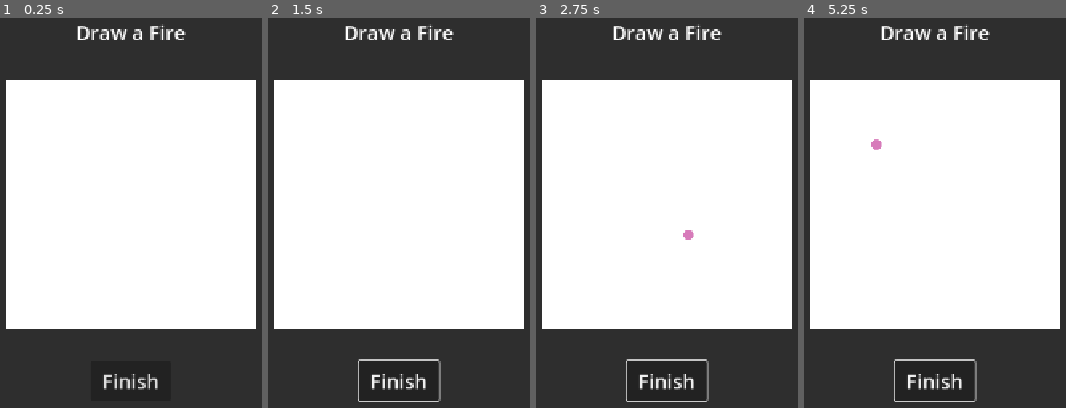
Above: before the commit, frames 1-4 (left to right).
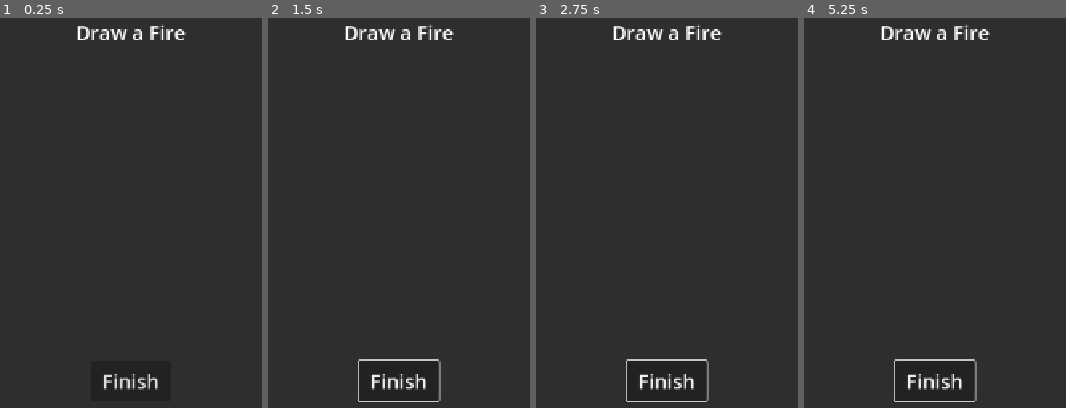
Above: after the commit, the same moments.

Repository: owner16384/just-a-game
Game: Godot game, scene res://Scenes/DrawingMenu.tscn
The game is run twice, just before and just after one commit, with the same random seed, the same clock (stepped at 60 frames per second) and the same inputs.
Inputs (mouse positions are in pixels of both pictures, inside the frame that each line leads up to):
- Up to frame 1 (0.25 s): no input
- Up to frame 2 (1.5 s): click "Finish" at 0.5 s; tap Enter at 1.25 s; move the mouse to (outside the picture) at 1.27 s; hold D (right) from 1.28 s (still down); click (outside the picture) at 1.42 s
- Up to frame 3 (2.75 s): tap Space (jump) at 1.52, 2, 2.27 s; move the mouse to (687, 232) at 2.02 s; release D (right) at 2.03 s; hold S (down) from 2.03 s (still down); click (687, 232) at 2.17 s
- Up to frame 4 (5.25 s): tap Enter at 2.75, 4.25 s; move the mouse to (outside the picture) at 2.77 s; release S (down) at 2.78 s; hold D (right) 2.78-3.53 s; click (outside the picture) at 2.92 s; tap Space (jump) at 3.5, 3.77, 4.52, 5 s; move the mouse to (outside the picture) at 3.52 s; hold W (up) 3.53-4.28 s; click (outside the picture) at 3.67 s; move the mouse to (outside the picture) at 4.27 s; hold A (left) from 4.28 s (still down); click (outside the picture) at 4.42 s; move the mouse to (874, 142) at 5.02 s; click (874, 142) at 5.17 s

The runs differ from the first frame. In frame 1, 61% of the frame differs, in the area x 2-98%, y 15-80%; in frame 2, 61%; in frame 3, 61%; in frame 4, 61%.

Commit message:
fixed issue

Diff:
--- a/Scenes/Components/drawability.tscn
+++ b/Scenes/Components/drawability.tscn
@@ -13,3 +13,6 @@
 
 [node name="Drawing" type="Line2D" parent="."]
 default_color = Color(1, 0, 1, 1)
+joint_mode = 2
+begin_cap_mode = 2
+end_cap_mode = 2
--- a/Scenes/DrawingMenu.tscn
+++ b/Scenes/DrawingMenu.tscn
@@ -34,8 +34,7 @@
 script = ExtResource("1_aupsh")
 metadata/_edit_use_anchors_ = true
 
-[node name="Drawing" type="Sprite2D" parent="CanvasLayer/Control/Panel/Painting"]
-position = Vector2(350, 350)
+[node name="Drawing" type="Line2D" parent="CanvasLayer/Control/Panel/Painting"]
 
 [node name="FinishButton" type="Button" parent="CanvasLayer/Control/Panel"]
 layout_mode = 1
--- a/Scripts/Components/drawability.gd
+++ b/Scripts/Components/drawability.gd
@@ -1,3 +1,4 @@
+class_name drawability
 extends Node3D
 
 @onready var drawing: Line2D = $Drawing
@@ -7,48 +8,43 @@
 
 var last_mouse_pos: Vector2
 var timer_has_started: bool = false
-var mouse_pos: Vector2 = Vector2.ZERO
+var mouse_pos: Vector2 = Vector2(640, 360)
 
-func _input(event: InputEvent) -> void:
-	if event is InputEventMouseMotion:
-		mouse_pos += event.relative
+func paint(event):
+	mouse_pos += event.relative
+	mouse_pos = mouse_pos.clamp(Vector2(0, 0), Vector2(1280, 720))
 
-		#region clamp mouse pos
-		var before_clamp: Vector2 = mouse_pos
-		mouse_pos.x = fposmod(mouse_pos.x, 1280)
-		mouse_pos.y = fposmod(mouse_pos.y, 720)
-		#endregion
+	if event.button_mask == MOUSE_BUTTON_LEFT:
+		EventBus.currentState |= EventBus.state.DRAW
 
-		if event.button_mask == MOUSE_BUTTON_LEFT:
-			EventBus.currentState |= EventBus.state.DRAW
+		pen.position = pen.position.lerp(Vector3(mouse_pos.x/1000, -mouse_pos.y/1000, -0.3) - Vector3(0.3, -0.7, 0.0), 0.1)
 
-			pen.position = pen.position.lerp(Vector3(mouse_pos.x/750, -mouse_pos.y/750, -0.3) - Vector3(0.3, -0.7, 0.0), 0.1)
+		var interpolation = last_mouse_pos.distance_squared_to(mouse_pos)
+		if interpolation > 8:
+			add_line(last_mouse_pos, mouse_pos)
+		else:
+			add_point(mouse_pos)
 
-			var interpolation = last_mouse_pos.distance_squared_to(before_clamp)
-			if interpolation > 8:
-				paint_line(last_mouse_pos, before_clamp)
-			else:
-				paint(before_clamp)
+		if stroke_points.is_empty() or stroke_points.back().distance_to(mouse_pos) > 5:
+			stroke_points.append(mouse_pos)
+	elif EventBus.currentState & EventBus.state.DRAW:
+		EventBus.currentState &= ~EventBus.state.DRAW
 
-			if stroke_points.is_empty() or stroke_points.back().distance_to(mouse_pos) > 5:
-				stroke_points.append(Vector2(mouse_pos))
-		elif EventBus.currentState & EventBus.state.DRAW:
-			EventBus.currentState &= ~EventBus.state.DRAW
+		if stroke_points.size() > 10:
+			recognize_shape(stroke_points)
+		stroke_points.clear()
+		drawing.clear_points()
 
-			if stroke_points.size() > 10:
-				recognize_shape(stroke_points)
-			stroke_points.clear()
+	last_mouse_pos = mouse_pos
 
-		last_mouse_pos = Vector2((1280 if mouse_pos.x > before_clamp.x else 0) if mouse_pos.x != before_clamp.x else mouse_pos.x, (720 if mouse_pos.y > before_clamp.y else 0) if mouse_pos.y != before_clamp.y else mouse_pos.y)
-
-func paint(where: Vector2):
+func add_point(where: Vector2):
 	drawing.add_point(where)
 
-func paint_line(from: Vector2, to: Vector2):
-	paint(from)
+func add_line(from: Vector2, to: Vector2):
+	add_point(from)
 	while from != to:
 		from = from.move_toward(to, 6)
-		paint(from)
+		add_point(from)
 
 const NUM_POINTS = 64
 const SQUARE_SIZE = 250.0
@@ -138,7 +134,8 @@
 	var best_score = INF
 
 	for template in Templates.spells:
-		var score = compare_paths(processed_points, template.coords)
+		var score = compare_paths(processed_points, template.get_coords())
+
 		if score < best_score:
 			best_score = score
 			best_match = template
@@ -149,7 +146,7 @@
 	stroke_points.clear()
 	drawing.clear_points()
 
-func compare_paths(path1: Array[Vector2], path2: Array) -> float:
+func compare_paths(path1: Array[Vector2], path2: Array[Vector2]) -> float:
 	var total_distance = 0.0
 	for i in range(min(path1.size(), path2.size())):
 		total_distance += path1[i].distance_to(path2[i])
--- a/Scripts/painting.gd
+++ b/Scripts/painting.gd
@@ -1,60 +1,55 @@
 extends Control
 
+@onready var drawing: Line2D = $Drawing
+
+var stroke_points: Array[Vector2]
+var last_mouse_pos: Vector2
 var current_draw: int = 0
 
-@onready var drawing: Sprite2D = $Drawing
-@onready var brushPath = preload("res://Assets/Brush.png")
+func _process(_delta: float) -> void:
+	var mouse_pos = Vector2(get_viewport().get_mouse_position()-drawing.position/2.35)
+	if is_on_drawing(Vector2(350, 350), Vector2(400, 400), mouse_pos):
+		var is_drawing = EventBus.currentState & EventBus.state.DRAW
+		if Input.is_mouse_button_pressed(MOUSE_BUTTON_LEFT):
+			if !is_drawing:
+				EventBus.currentState |= EventBus.state.DRAW
+				stroke_points.clear()
+				drawing.clear_points()
 
-var image: Image
-var texture: ImageTexture
-var brushImage: Image
+			if last_mouse_pos.distance_squared_to(mouse_pos) > 8:
+				add_line(last_mouse_pos, mouse_pos)
+			else:
+				add_point(mouse_pos)
 
-var is_drawing: bool = false
+			last_mouse_pos = mouse_pos
 
-var stroke_points: Array[Vector2]
+			if stroke_points.is_empty() or stroke_points.back().distance_to(mouse_pos) > 4:
+				stroke_points.append(mouse_pos)
+		elif is_drawing:
+			EventBus.currentState &= ~EventBus.state.DRAW
 
-func _ready() -> void:
-	image = Image.create(400, 400, false, Image.FORMAT_RGBA8)
-	image.fill(Color.WHITE)
-	texture = ImageTexture.create_from_image(image)
-	drawing.texture = texture
+			if stroke_points.size() > 10:
+				stroke_points = process_stroke(stroke_points)
+		else:
+			last_mouse_pos = mouse_pos
 
-	brushImage = brushPath.get_image()
+func is_on_drawing(drawing_pos: Vector2, drawing_size: Vector2, mouse_pos: Vector2) -> bool:
+	var left_up_pos = drawing_pos - drawing_size/2
+	var right_down_pos = drawing_pos + drawing_size/2
 
-var last_mouse_pos: Vector2
-func _process(_delta: float) -> void:
-	var mouse_pos = Vector2(round(get_viewport().get_mouse_position()-drawing.position/2.35))
-	if Input.is_mouse_button_pressed(MOUSE_BUTTON_LEFT):
-		is_drawing = true
+	var inleftup = true if mouse_pos.x > left_up_pos.x and mouse_pos.y > left_up_pos.y else false
+	var inrightdown = true if mouse_pos.x < right_down_pos.x and mouse_pos.y < right_down_pos.y else false
 
-		if last_mouse_pos.distance_squared_to(mouse_pos) > 8:
-			paint_line(last_mouse_pos, mouse_pos)
-		else:
-			paint(mouse_pos)
+	return true if inleftup and inrightdown else false
 
-		last_mouse_pos = mouse_pos
+func add_point(where: Vector2):
+	drawing.add_point(where)
 
-		if stroke_points.is_empty() or stroke_points.back().distance_to(mouse_pos) > 5:
-			stroke_points.append(mouse_pos)
-	elif is_drawing:
-		is_drawing = false
-
-		if stroke_points.size() > 10:
-			recognize_and_save_shape(stroke_points)
-		stroke_points.clear()
-		image.fill(Color.WHITE)
-	else:
-		last_mouse_pos = mouse_pos
-
-func paint(where: Vector2):
-	image.blend_rect(brushImage, brushImage.get_used_rect(), Vector2i(where)-brushImage.get_used_rect().size/2)
-	texture.update(image)
-
-func paint_line(from: Vector2, to: Vector2):
-	paint(from)
+func add_line(from: Vector2, to: Vector2):
+	add_point(from)
 	while from != to:
 		from = from.move_toward(to, 6)
-		paint(from)
+		add_point(from)
 
 const NUM_POINTS = 64
 const SQUARE_SIZE = 250.0
@@ -100,7 +95,6 @@
 			i += 1
 	while new_points.size() < n:
 		new_points.append(working_points.back())
-
 	return new_points
 
 func path_length(points: Array[Vector2]) -> float:
@@ -138,19 +132,15 @@
 		new_points.append(Vector2(qx, qy))
 	return new_points
 
-var last_points: Array
-func recognize_and_save_shape(points: Array[Vector2]):
-	var processed_points = process_stroke(points)
-	last_points = processed_points
+func _on_finish_button_pressed() -> void:
+	if stroke_points.size() <= 10: return
 
-func _on_finish_button_pressed() -> void:
-	if last_points.size() < 1: return
-
-	var current_spell_name = Templates.add_new_spell(current_draw, last_points)
-	last_points = []
+	var current_spell_name = Templates.add_new_spell(current_draw, stroke_points.duplicate())
+	stroke_points.clear()
+	drawing.clear_points()
 
 	current_draw += 1
-	if Templates.spell_resources.size() <= current_draw:
+	if !current_spell_name:
 		get_tree().change_scene_to_file("res://Scenes/world.tscn")
 		return
 
--- a/Scripts/playerControl.gd
+++ b/Scripts/playerControl.gd
@@ -1,6 +1,8 @@
 extends CharacterBody3D
 
 @onready var input_Movement: inputMovement = $inputMovement
+@onready var paint_component: drawability = $drawability
+
 var cam_basis: Basis:
 	set(value):
 		cam_basis = value
@@ -8,3 +10,7 @@
 
 func _physics_process(delta: float) -> void:
 	input_Movement.move(delta, self)
+
+func _input(event: InputEvent) -> void:
+	if event is InputEventMouseMotion:
+		paint_component.paint(event)
--- a/Spells/Scripts/Spell.gd
+++ b/Spells/Scripts/Spell.gd
@@ -4,4 +4,4 @@
 @export var name: String = ""
 @export var level: int = 1 # cost level
 @export var default_power: float = 5
-@export var default_timer: float = 1 # just a reuse time
+@export var default_timer: float = 1 # just a re-use timer
--- a/Spells/Scripts/SpellManager.gd
+++ b/Spells/Scripts/SpellManager.gd
@@ -1,7 +1,10 @@
 class_name SpellManager
 extends Resource
 
-var spell: Spell
+var spell: Spell:
+	set(value):
+		spell = value
+		check_power()
 var coords: Array[Vector2]
 
 var level: int = 1:
@@ -15,11 +18,9 @@
 
 var power: float
 
-func _init(newspell, newcoords) -> void:
+func _init(newspell: Spell, newcoords: Array[Vector2]) -> void:
 	spell = newspell
 	coords = newcoords
-
-	power = spell.default_power
 
 func check_level():
 	var needed_xp: float = (level-1)*50 + level*50
